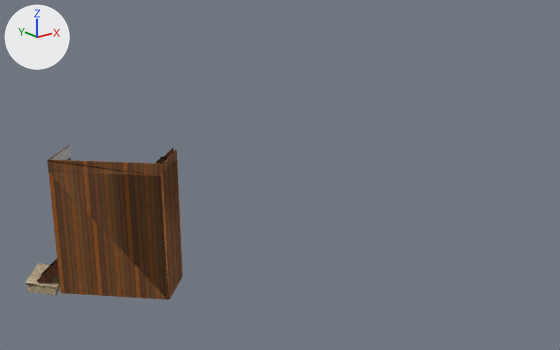
A saved change to the COLLADA model dae/schodiste.dae.
Both versions are drawn from a 50 mm lens placed at (3.27, 12.95, 17.84), pointed at (13.34, 25.54, 12.8). Lighting does not change. The marker at upper left points along +X, +Y and +Z. Where no turn or scale is listed for an object, it has been applied to the vertices. Vertices at the same position are counted once.

Objects in the first picture: 'SketchUp'.
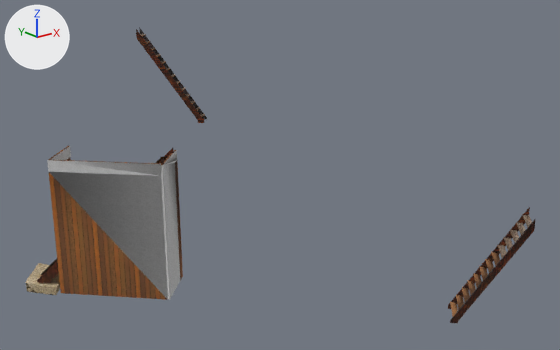
What differs and where, as boxes (x1, y1, x2, y2) in the pictures (560 x 350 px):
'SketchUp', reshaped (223% wider, 92% taller): before (26, 146, 183, 300); after (26, 27, 536, 323)
part 1 of me_sketchup, added (brown): after (136, 27, 207, 123)
part 2 of me_sketchup, added (brown): after (448, 207, 536, 323)
part 3 of me_sketchup, surface changed: (27, 283, 57, 295) in both
part 4 of me_sketchup, recoloured (brown to grey): (47, 150, 180, 299) in both

The change in detail:
Picture 'Wood__Floor_2.jpg' (img_wood__floor_2_jpg) is new.
Picture 'Wood_Board_Cork_1.jpg' (img_wood_board_cork_1_jpg) is new.
Material 'Wood__Floor_2' (mat_wood__floor_2) is new.
Its texture is img_wood__floor_2_jpg.
Its roughness is 0.9.
Material 'Wood_Board_Cork_1' (mat_wood_board_cork_1) is new.
Its texture is img_wood_board_cork_1_jpg.
Its roughness is 0.9.
me_sketchup is used by ob_sketchup; location (0.0, 0.0, 0.0).
me_sketchup had 447 vertices, 974 faces and spanned x 9.41..12.85, y 28.04..31.53, z 9.15..12.79.
me_sketchup no longer uses material mat_color_b16 (brown #4f2200).
me_sketchup now has 1377 vertices, 2714 faces and spans x 9.41..15.18, y 20.12..32.2, z 9.15..15.35.
me_sketchup part 1: 465 vertices added at x 13.5..15.0, y 30.69..32.2, z 12.78..15.35.
me_sketchup part 2: 465 vertices added at x 13.83..15.18, y 20.12..21.53, z 10.9..13.06.
me_sketchup part 3: 109 kept faces spanning x 9.41..12.8, y 28.04..31.32, z 9.15..12.79 get new texture (UV) coordinates.
me_sketchup part 4: 34 faces spanning x 9.95..12.8, y 28.04..30.14, z 9.29..12.79 switch from mat_modern_siding (picture img_modern_siding_jpg) to mat_cladding_stucco_white (picture img_cladding_stucco_white_jpg).
me_sketchup now uses material mat_material_5 (picture img_material_5_jpg).
me_sketchup now uses material mat_wood_board_cork_1 (picture img_wood_board_cork_1_jpg).
me_sketchup now uses material mat_noir_satin (black #1a1c1d).
me_sketchup now uses material mat_wood_lumber_buttjoined_0 (picture img_wood_lumber_buttjoined_0_jpg).
me_sketchup now uses material mat_wood__floor_2 (picture img_wood__floor_2_jpg).
me_sketchup now uses material mat_material_4 (picture img_material_4_jpg).
me_sketchup now uses material mat_bois1 (picture img_bois1_jpg).
